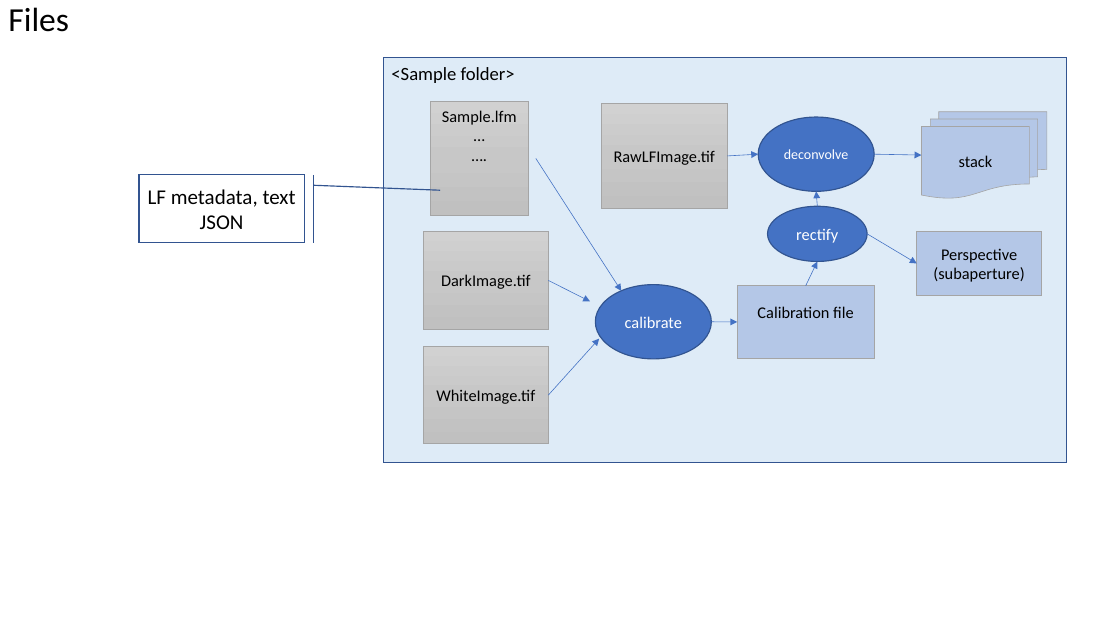
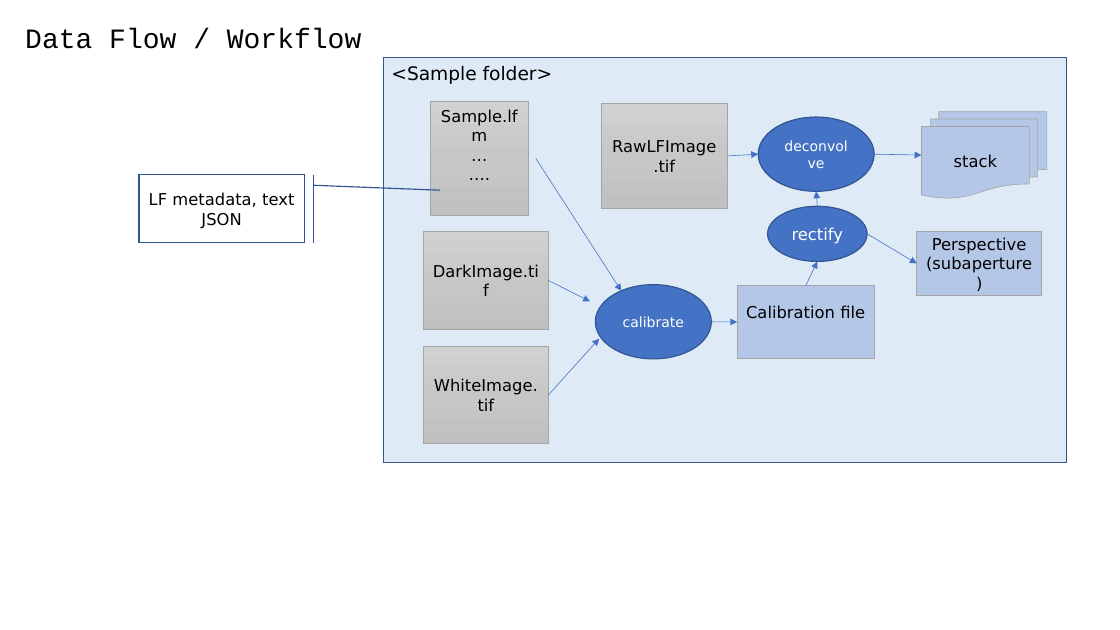
Before and after one commit to PolarizedLightFieldMicroscopy/Documents, a slide deck: slide 6 of LFI plugin/LFM Toolbox.pptx (slide 7 before the commit). Drawn at 1120x630 pixels with LibreOffice and Linux fonts; fonts in the diff are those of the drawing. Boxes give left, top, right and bottom in pixels: in the first picture for what was removed or moved away, otherwise in the second. Text is boxed around its words. In the diff, an @@ line names an element or a change of style, - is before the commit and + after.

```diff
--- a/LFI plugin/LFM Toolbox.pptx
+++ b/LFI plugin/LFM Toolbox.pptx
@@ title at box(25, 28, 361, 49): text changed; size 28.8 to 24 pt; font Calibri to Courier New @@
-Files
+Data Flow / Workflow
@@ accent border callout "LF metadata, text" at box(139, 175, 304, 243): size 18 to 14 pt, font Calibri to DejaVu Sans @@
@@ font Calibri to DejaVu Sans in 10 elements at box(383, 57, 1067, 462), box(423, 232, 549, 329), box(423, 346, 549, 444), box(922, 112, 1047, 198), box(602, 103, 727, 209), box(430, 102, 528, 215), box(738, 286, 875, 358), box(759, 117, 875, 191), box(917, 231, 1042, 295), box(768, 207, 868, 262) @@
@@ ellipse "calibrate" at box(596, 285, 712, 359): size 14 to 12 pt, font Calibri to DejaVu Sans @@
```
Also in this commit, not shown: 16 other slides changed, 23 slides added, 6 slides removed, 5 other files.
